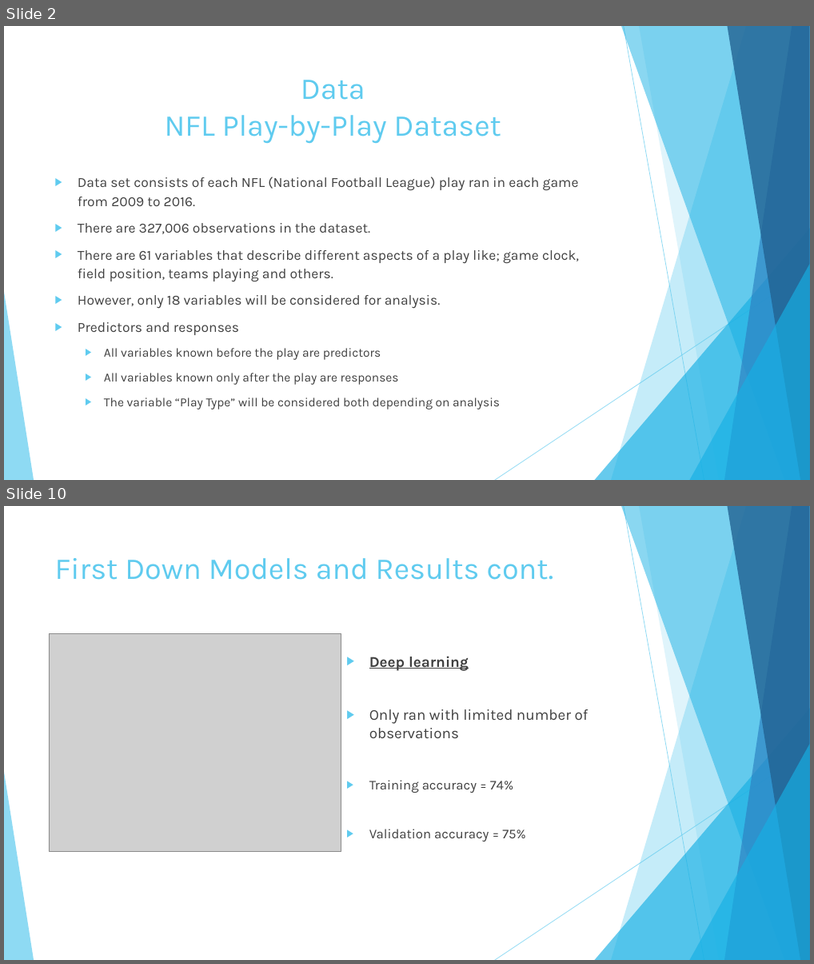
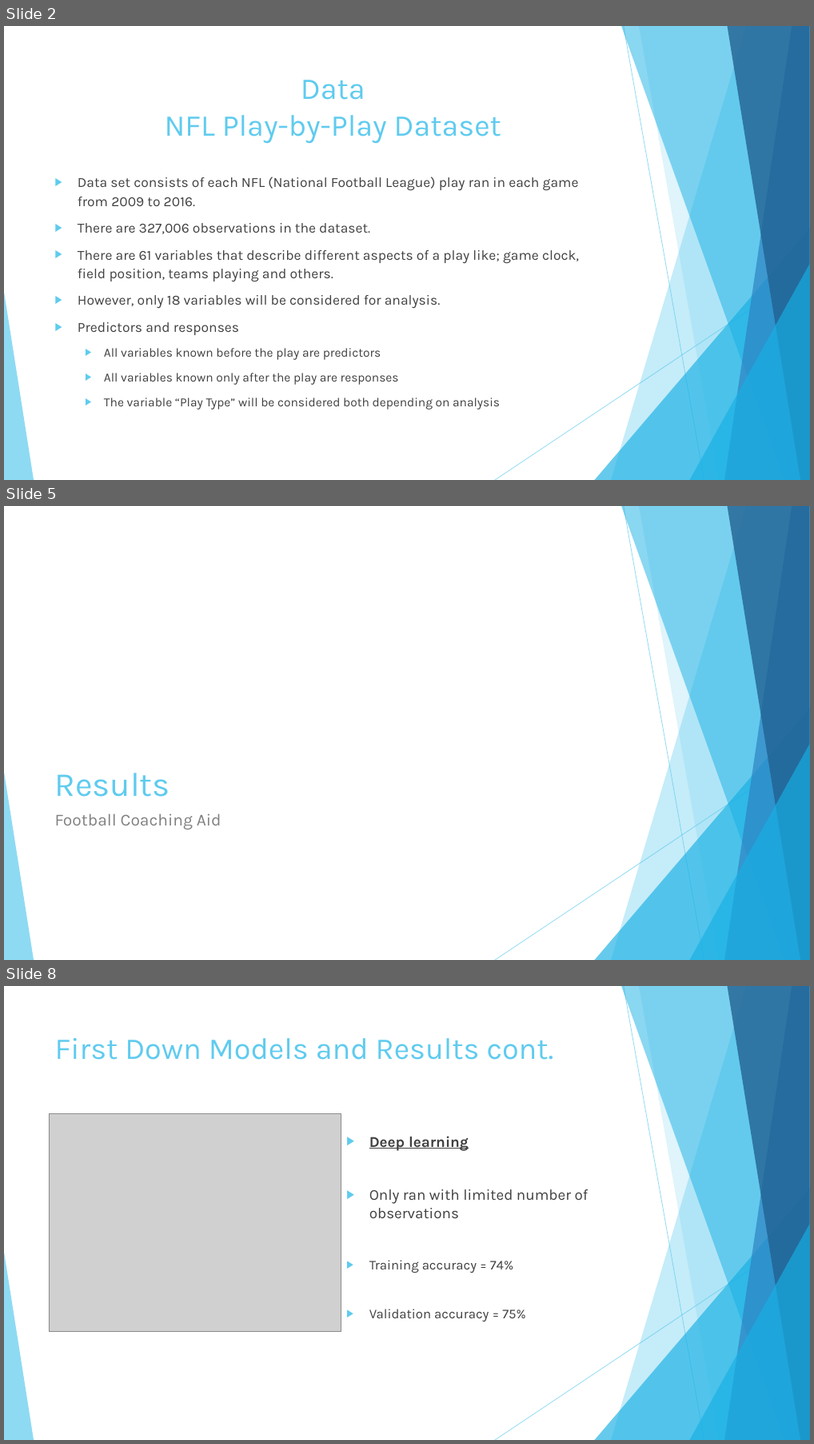
Before and after one commit to bowes-chris/footballplaycaller, a slide deck: Coaching Aid Presentation.pptx. Shown one above the other, each under a label of ours: slides 2 and 10 before the commit, slides 2, 5 and 8 after it; the slides between them are not shown. The pictures are 814x964 and 814x1444 pixels, drawn with LibreOffice and Linux fonts; fonts in the diff are those of the drawing; grey boxes stand for pictures. Boxes give left, top, right and bottom in pixels: in the first picture for what was removed or moved away, otherwise in the second. Text is boxed around its words. In the diff, an @@ line names an element or a change of style, - is before the commit and + after.

```diff
--- a/Coaching Aid Presentation.pptx
+++ b/Coaching Aid Presentation.pptx
@@ slide 5 added at (4,506,810,960), background #FFFFFF; not listed: 10 template elements that a slide beside it also shows @@
@@ title added at (55,772,170,796), 40 pt, text #5FCBEF @@
+Results
@@ text added at (55,813,222,829), 20 pt, text #808080 @@
+Football Coaching Aid
@@ what was slide 10 is now slide 8 @@
```
Also in this commit, not shown: 17 slides changed, 7 slides removed.
